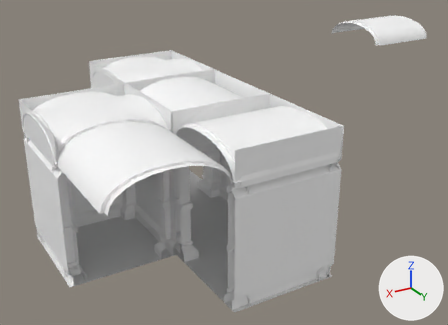
The Blender file Modular_Dungeon.blend as it was, and as the next commit left it.
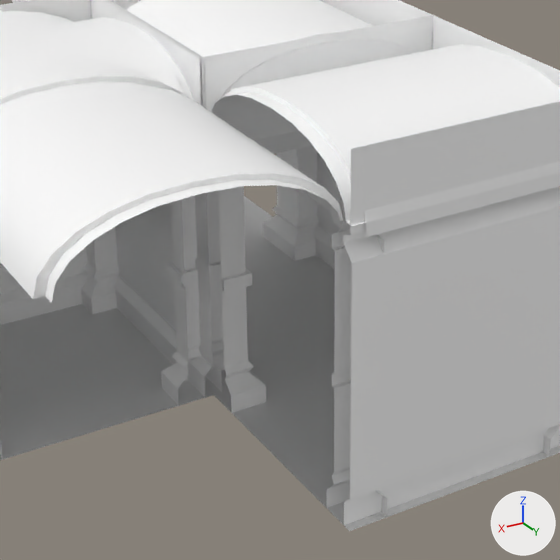
Old and new are each drawn whole from a camera (50 mm lens) standing at (6.58, 27.67, 12.06) and looking at (-6.75, 5.45, 0.95) and again close up on the part from 19% to 72% of the width and 27% to 100% of the height. Every picture has the same lights, and +X, +Y and +Z are marked at lower right.

Objects in the first close-up: 'Corner', 'DeadEnd', 'Floor (Straight)', 'Pillar.002', 'Pillar.004', 'Roof_Curved4.001', 'Roof_Curved4.005', 'Roof_Curved4.007', 'Roof_Vaulted.001', 'TopTrim', 'Wall', 'Wall.003'.
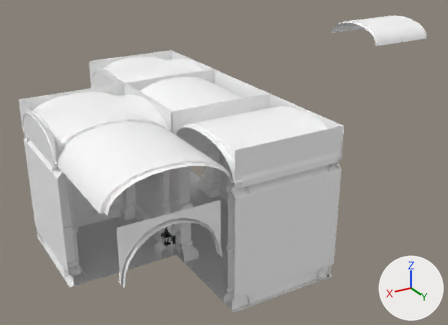
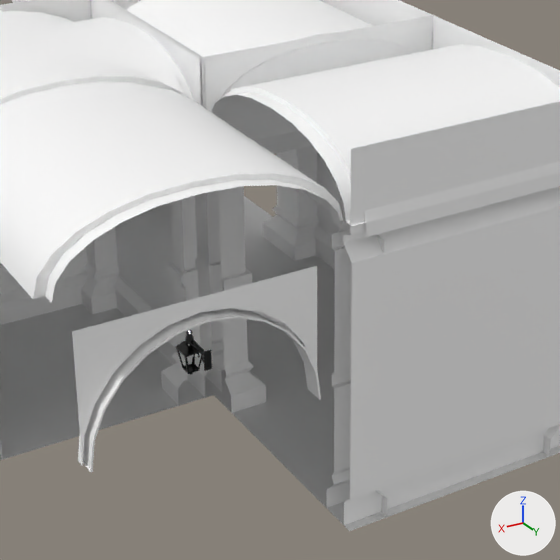
What differs and where, as boxes [x1, y1, x2, y2] in the close-ups (560 x 560 px):
'ArchDecor.001', added: after [72, 266, 321, 472]
'Victorian_Light', added (black): after [176, 329, 212, 375]
    faces in mat_painted_metal (black #080808): [176, 329, 212, 375]

What the commit changed:
Material 'Painted_Metal' (mat_painted_metal) is new.
Its base color is (0.00236, 0.00236, 0.00236) (black #080808).
Its roughness is 0.101.
Material 'Light' (mat_light) is new.
Its base color is (0.8, 0.8, 0.8) (white #e7e7e7).
Mesh me_cube is new.
It has 394 vertices, 388 faces and spans x -1.0..1.0, y 10.6..15.38, z 18.54..22.82.
Faces by material slot: [368, 20].
It uses material mat_painted_metal (black #080808).
It uses material mat_light (white #e7e7e7).
Object 'Victorian_Light' (ob_victorian_light) is new; it shows me_cube.
Its location is (0.0, 12.0, 0.0).
Its scale is (0.13, 0.13, 0.15).
Object 'ArchDecor.001' (ob_archdecor_001) is new; it shows me_archdecor.
Its parent is ob_cross.
Its matrix parent inverse is Matrix(((0.0, -1.0, 0.0, 4.0), (1.0, 0.0, 0.0, 4.0), (0.0, 0.0, 1.0, 0.0), (0.0, 0.0, 0.0, 1.0))).
Its location is (0.0, 12.0, 0.0).
Its rotation in degrees is (90, 90, 0).
